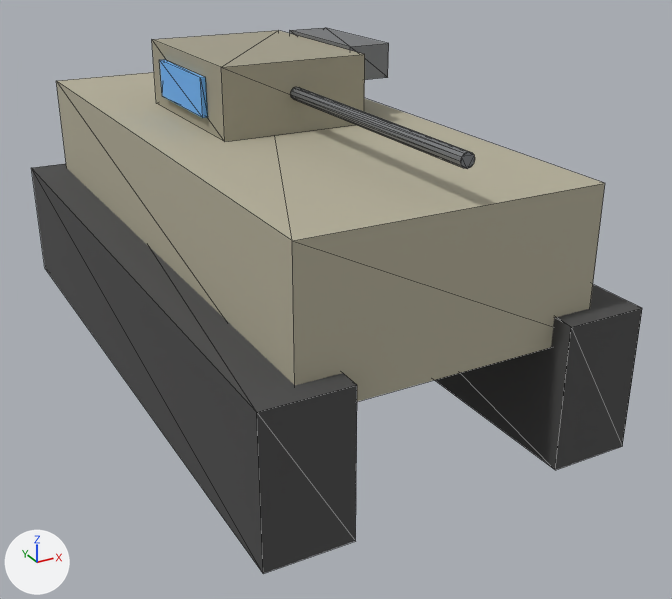
A saved change to the glTF model game/assets/models/units/us_ifv.glb.
Rendered twice from a 50 mm camera at (-3.77, -8.12, 4.38) aimed at (0.37, -0.61, 0.63). Lighting does not change. The marker at lower left points along +X, +Y and +Z. The first picture is the older version. Mesh edges are drawn as thin lines. Where no turn or scale is listed for an object, it has been applied to the vertices.

In view in the first picture: 'barrel', 'hull', 'missile_box', 'team_panel_l', 'track_l', 'track_r', 'turret'.
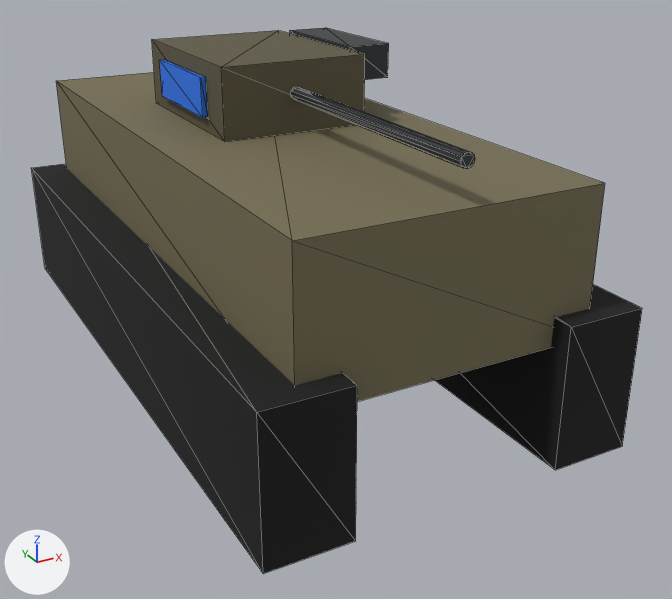
Pixel boxes [x1, y1, x2, y2] of what changed, in the pictures (672 x 599 px):
'hull', recoloured (darker): [56, 72, 605, 402] in both
'track_l', recoloured (dark grey to black): [31, 164, 357, 574] in both
'track_r', recoloured (dark grey to black): [435, 285, 642, 470] in both
'turret', recoloured (darker): [152, 30, 365, 142] in both
'barrel', recoloured (grey to dark grey): [291, 87, 475, 169] in both
'missile_box', recoloured (grey to dark grey): [290, 28, 389, 80] in both
'team_panel_l', recoloured (darker): [159, 60, 208, 118] in both

Edits to the bpy script that builds the scene:
```text
Change mat_us_body:
    mat_us_body.base_color: (0.46, 0.43, 0.32) -> (0.179, 0.155, 0.0835)  # grey #b5af99 -> dark yellow #756e52
Change mat_dark:
    mat_dark.base_color: (0.07, 0.07, 0.07) -> (0.00598, 0.00598, 0.00598)  # dark grey #4b4b4b -> black #121212
Change mat_us_accent:
    mat_us_accent.base_color: (0.368, 0.344, 0.256) -> (0.112, 0.0969, 0.0533)  # grey #a39e8a -> brown #5e5841
Change mat_metal:
    mat_metal.base_color: (0.25, 0.26, 0.27) -> (0.0509, 0.055, 0.0593)  # grey #898b8e -> dark grey #404245
Change mat_team_color:
    mat_team_color.base_color: (0.16, 0.47, 0.95) -> (0.022, 0.187, 0.89)  # blue #6fb6f9 -> blue #2978f2
```
